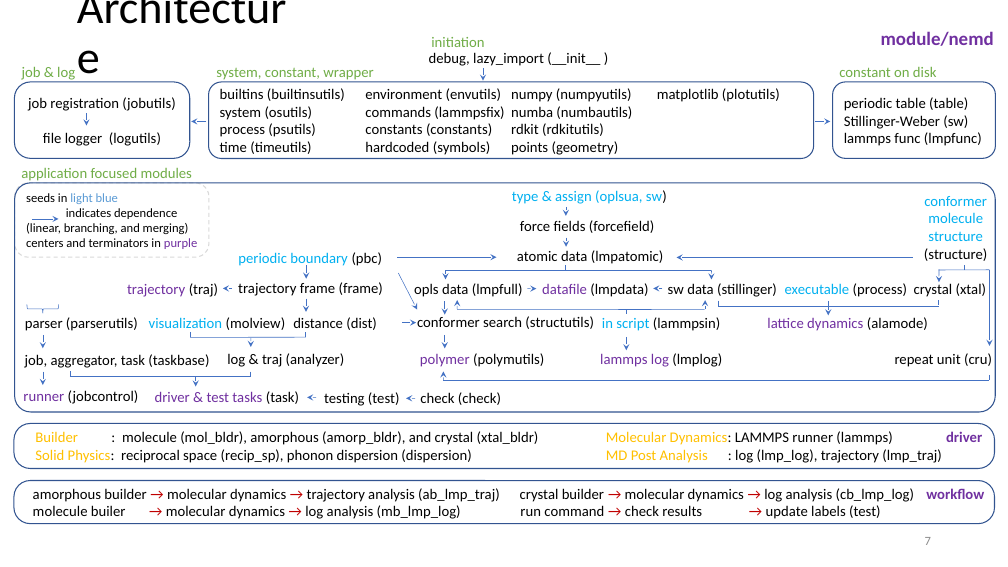
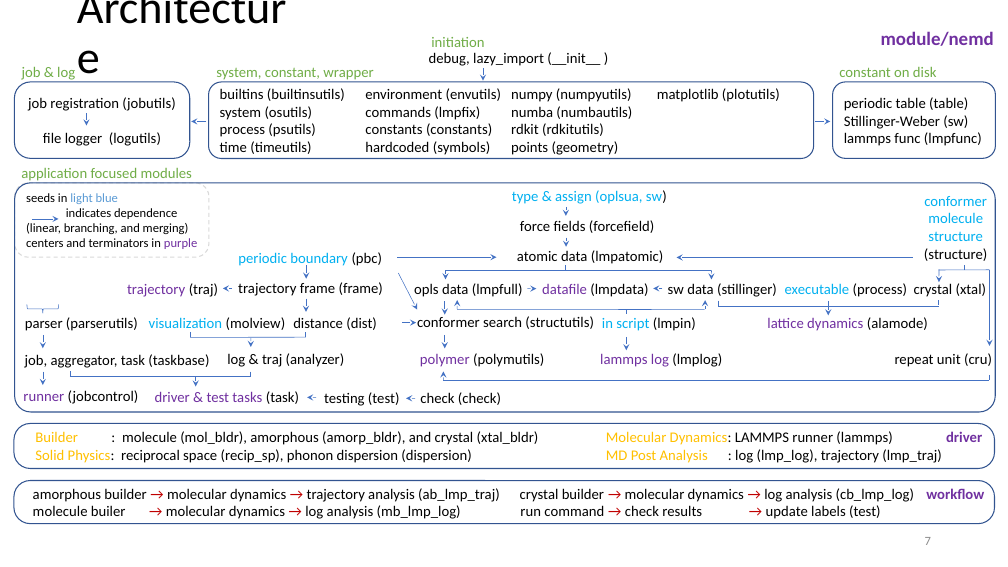
Before and after one commit to zhteg4pvt/nemd, a slide deck: slide 7 of docs/power_point/nemd.pptx. Drawn at 1008x567 pixels with LibreOffice and Linux fonts; fonts in the diff are those of the drawing. Boxes give left, top, right and bottom in pixels: in the first picture for what was removed or moved away, otherwise in the second. Text is boxed around its words. In the diff, an @@ line names an element or a change of style, - is before the commit and + after.

Commit message:
lammps to lmp 1389 passed, 16 errors in 37.15s

```diff
--- a/docs/power_point/nemd.pptx
+++ b/docs/power_point/nemd.pptx
@@ text in rounded rectangle at bbox=[365, 106, 480, 120]: text changed @@
-commands (lammpsfix)
+commands (lmpfix)
@@ text at bbox=[602, 317, 696, 331]: text changed; text colour #000000 to #00B0F0 @@
-in script (lammpsin)
+in script (lmpin)
```
Also in this commit, not shown: 15 other files.
